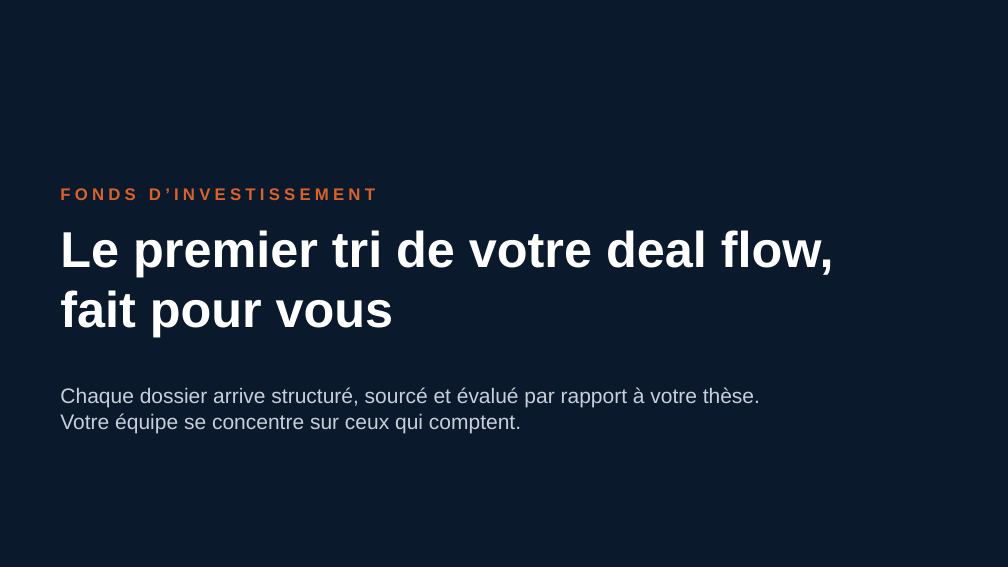
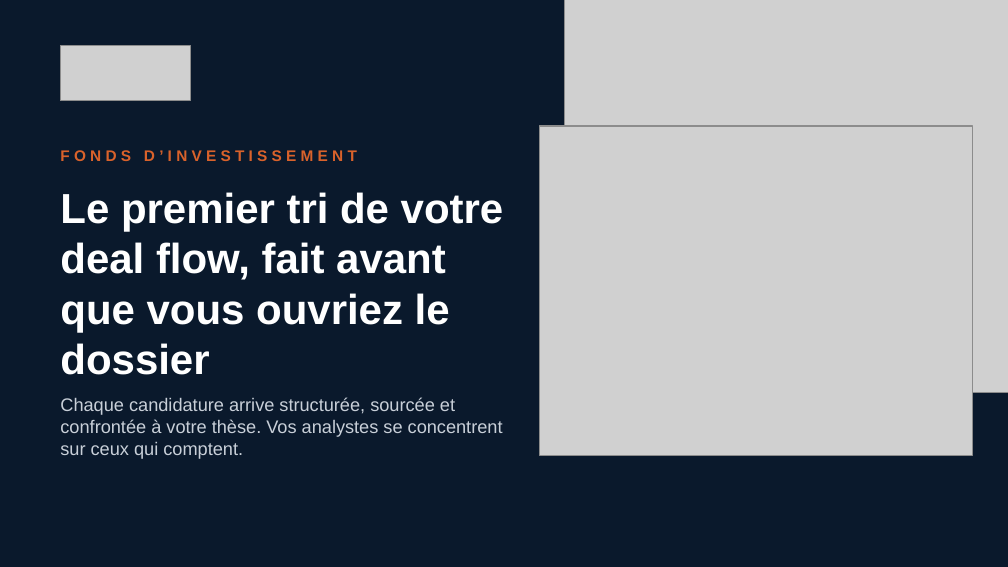
Before and after one commit to Nadir-DNA/fund-road, a slide deck: slide 1 of docs/presentations/fund-road-fonds.pptx. Drawn at 1008x567 pixels with LibreOffice and Linux fonts; fonts in the diff are those of the drawing; grey boxes stand for pictures; background and template pictures are left out. Boxes give left, top, right and bottom in pixels: in the first picture for what was removed or moved away, otherwise in the second. Text is boxed around its words. In the diff, an @@ line names an element or a change of style, - is before the commit and + after.

```diff
--- a/docs/presentations/fund-road-fonds.pptx
+++ b/docs/presentations/fund-road-fonds.pptx
@@ picture added at (564, 0, 1008, 392) @@
@@ picture added at (60, 45, 191, 101) @@
@@ text "FONDS D’INVESTISSEMENT": place and size @@
-text "FONDS D’INVESTISSEMENT" at (60, 188, 375, 200)
+text "FONDS D’INVESTISSEMENT" at (60, 150, 357, 161)
@@ text "FONDS D’INVESTISSEMENT" at (60, 150, 357, 161): size 12 to 11 pt; vertical alignment middle to top @@
@@ picture added at (539, 126, 973, 456) @@
@@ text at (60, 192, 504, 375): text changed; size 36 to 30 pt @@
-Le premier tri de votre deal flow, fait pour vous
+Le premier tri de votre deal flow, fait avant que vous ouvriez le dossier
@@ text at (60, 397, 503, 459): text changed; size 15 to 13 pt @@
-Chaque dossier arrive structuré, sourcé et évalué par rapport à votre thèse. Votre équipe se concentre sur ceux qui comptent.
+Chaque candidature arrive structurée, sourcée et confrontée à votre thèse. Vos analystes se concentrent sur ceux qui comptent.
```
Also in this commit, not shown: 4 other slides changed, 4 slides added, 2 slides removed, 19 other files.
